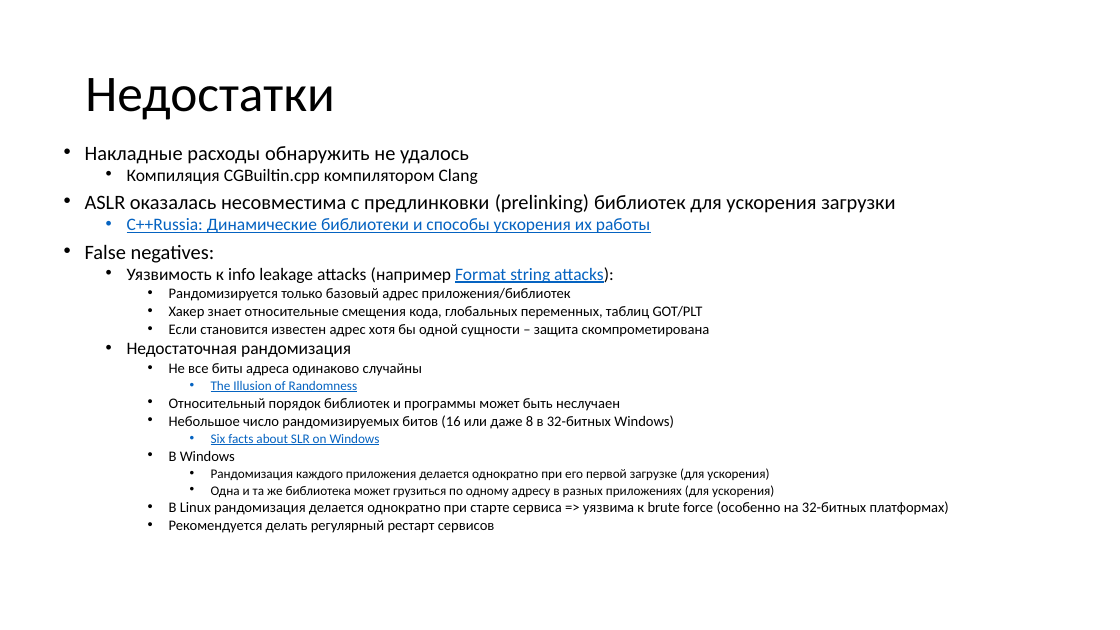
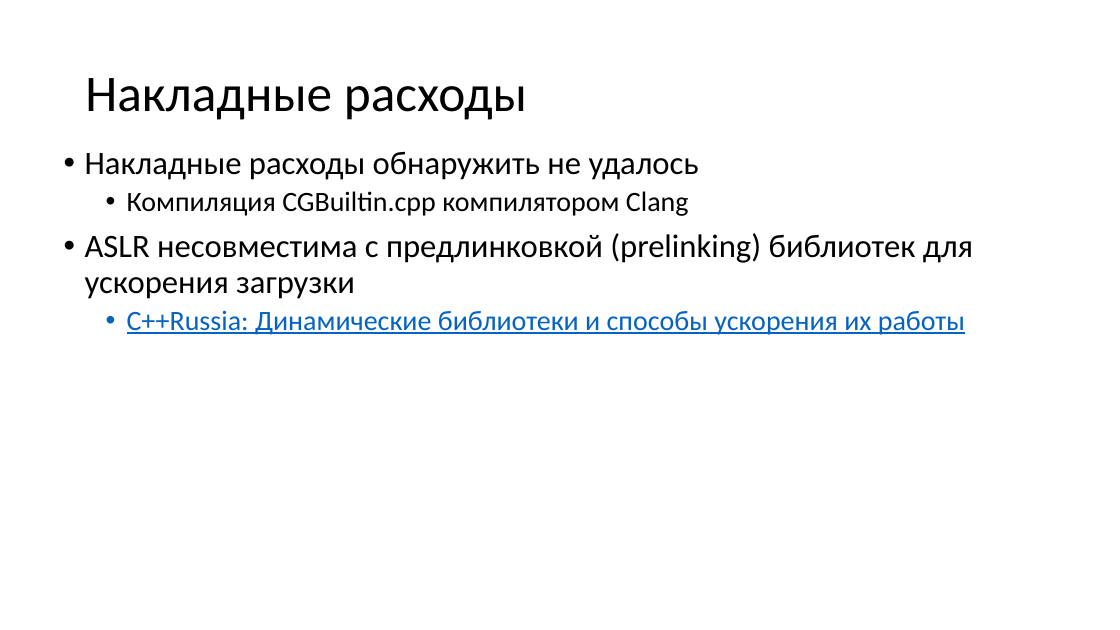
Before and after one commit to yugr/slides, a slide deck: slide 13 of CppZeroCost/2025/RU.pptx. Drawn at 1120x630 pixels with LibreOffice and Linux fonts; fonts in the diff are those of the drawing. Boxes give left, top, right and bottom in pixels: in the first picture for what was removed or moved away, otherwise in the second. Text is boxed around its words. In the diff, an @@ line names an element or a change of style, - is before the commit and + after.

```diff
--- a/CppZeroCost/2025/RU.pptx
+++ b/CppZeroCost/2025/RU.pptx
@@ title at (85,78,527,120): text changed @@
-Недостатки
+Накладные расходы
@@ text at (85,151,965,335): size 17.5 to 28 pt in "Накладные расходы обнаружить не удалось"; size 15 to 24 pt in "Компиляция CGBuiltin.cpp компилятором Clang", "C++Russia: Динамические библиотеки и способы ускорения их ..."; line spacing 0.7 to 0.9 @@
@@ text at (85,233,973,299): text changed; size 17.5 to 28 pt @@
-• ASLR оказалась несовместима с предлинковки (prelinking) библиотек для ускорения загрузки
+• ASLR несовместима с предлинковкой (prelinking) библиотек для ускорения загрузки
@@ text at (85,244,949,533): paragraphs removed @@
-• False negatives:
-  • Уязвимость к info leakage attacks (например Format string attacks):
-    • Рандомизируется только базовый адрес приложения/библиотек
-    • Хакер знает относительные смещения кода, глобальных переменных, таблиц GOT/PLT
-    • Eсли становится известен адрес хотя бы одной сущности – защита скомпрометирована
-  • Недостаточная рандомизация
-    • Не все биты адреса одинаково случайны
-      • The Illusion of Randomness
-    • Относительный порядок библиотек и программы может быть неслучаен
-    • Небольшое число рандомизируемых битов (16 или даже 8 в 32-битных Windows)
-      • Six facts about SLR on Windows
-    • В Windows
-      • Рандомизация каждого приложения делается однократно при его первой загрузке (для ускорения)
-      • Одна и та же библиотека может грузиться по одному адресу в разных приложениях (для ускорения)
-    • В Linux рандомизация делается однократно при старте сервиса => уязвима к brute force (особенно на 32-битных платформах)
-    • Рекомендуется делать регулярный рестарт сервисов
```
Also in this commit, not shown: 3 other slides changed, 1 slide added, 2 other files.
